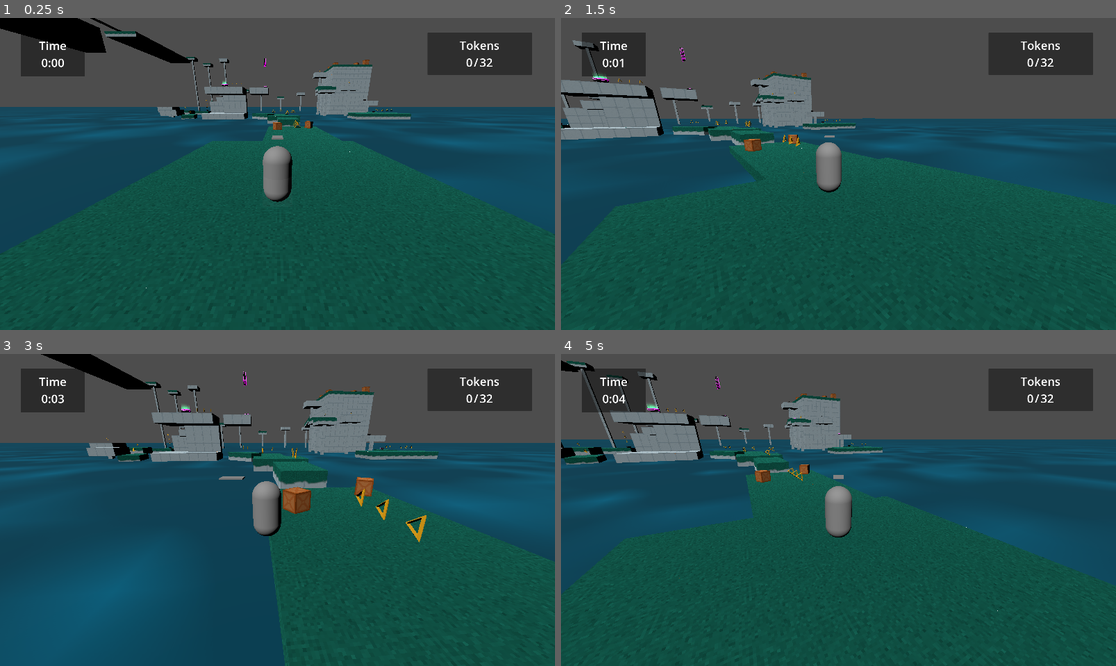
Above: before the commit, frames 1-4 (two rows, left to right).
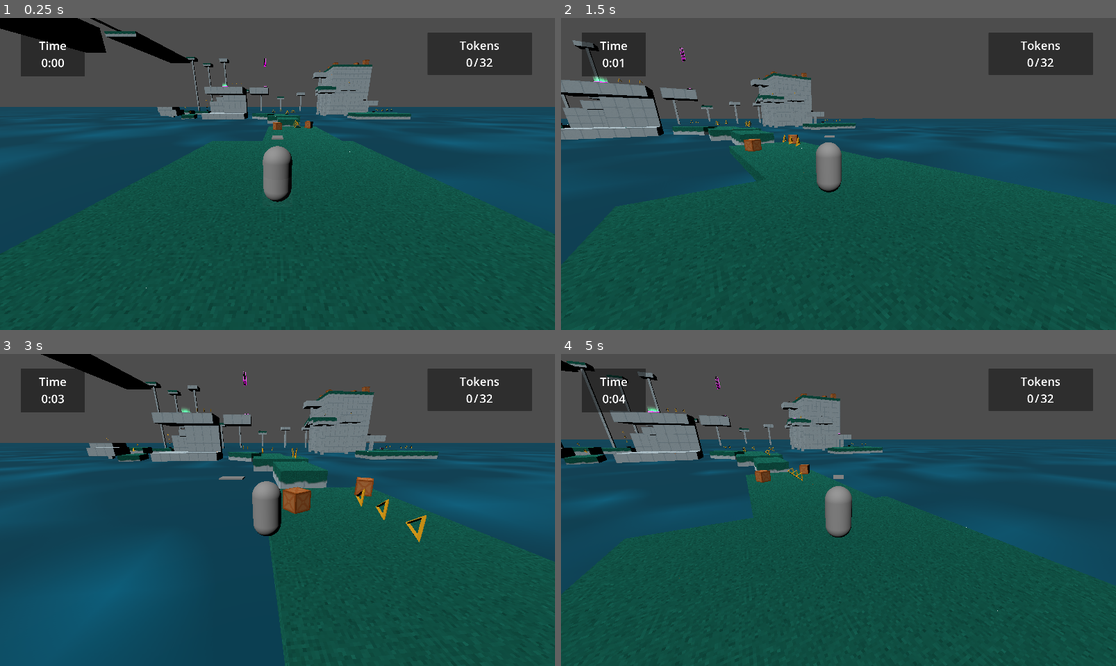
Above: after the commit, the same moments.

Repository: Nigel-Karunaratne/3DPlatformer_Godot4
Game: Godot game, scene res://level_scenes/monument1.tscn
Two runs of this game, one before a commit and one after it. Both use one fixed random seed, a clock stepped at 60 frames per second and the inputs below. The project has no main scene, so this scene is started directly.
Inputs (mouse positions are in pixels of both pictures, inside the frame that each line leads up to):
- Up to frame 1 (0.25 s): no input
- Up to frame 2 (1.5 s): tap Enter at 0.5 s; move the mouse to (832, 180) at 0.52 s; hold W (move_forward) from 0.53 s (still down); tap R at 0.6 s; tap Space (jump) at 0.77 s; move the mouse to (877, 177) at 1.27 s; tap T at 1.35 s
- Up to frame 3 (3 s): tap Space (jump) at 1.52 s; move the mouse to (233, 506) at 2.02 s; hold F 2.03-2.78 s; move the mouse to (283, 510) at 2.77 s; release W (move_forward) at 2.78 s; hold A (move_left) from 2.78 s (still down); tap R at 2.85 s
- Up to frame 4 (5 s): tap Space (jump) at 3.02, 3.77, 4.52 s; move the mouse to (816, 503) at 3.52 s; release A (move_left) at 3.53 s; hold W (move_forward) from 3.53 s (still down); tap T at 3.6 s; move the mouse to (866, 510) at 4.27 s; tap F at 4.35 s

The runs differ from the first frame. In frame 1, less than 0.1% of the frame differs, in the area x 39-42%, y 20-23%; in frame 2, less than 0.1%, in the area x 5-9%, y 17-21%; in frame 3, less than 0.1%; in frame 4, less than 0.1%.

Commit message:
Updated Checkpoint Positions

Diff:
--- a/level_scenes/monument1.tscn
+++ b/level_scenes/monument1.tscn
@@ -448,13 +448,13 @@
 [node name="Checkpoints" type="Node3D" parent="."]
 
 [node name="CheckpointNode3D2" parent="Checkpoints" instance=ExtResource("22_pej11")]
-transform = Transform3D(1, 0, 0, 0, 1, 0, 0, 0, 1, -17.5, 10.1258, -62.1506)
+transform = Transform3D(1, 0, 0, 0, 1, 0, 0, 0, 1, -17.5, 9.5, -62)
 
 [node name="CheckpointNode3D3" parent="Checkpoints" instance=ExtResource("22_pej11")]
-transform = Transform3D(1, 0, 0, 0, 1, 0, 0, 0, 1, 34, 22.1258, -114.662)
+transform = Transform3D(1, 0, 0, 0, 1, 0, 0, 0, 1, 34, 22, -114.5)
 
 [node name="CheckpointNode3D4" parent="Checkpoints" instance=ExtResource("22_pej11")]
-transform = Transform3D(1, 0, 0, 0, 1, 0, 0, 0, 1, -71, 32.5, -45)
+transform = Transform3D(1, 0, 0, 0, 1, 0, 0, 0, 1, -71, 31.5, -45)
 
 [node name="CheckpointINode3D" parent="Checkpoints" instance=ExtResource("10_81btp")]
 transform = Transform3D(1, 0, 0, 0, 1, 0, 0, 0, 1, 0, 1, 0)
Not shown: 1 places in level_scenes/monument1.tscn that only renumber resources
